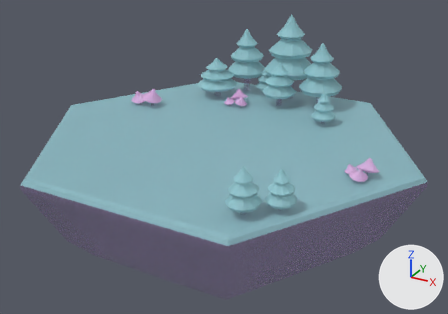
Two versions of the FBX model Trucs_Graph/BoardGameEnvironment/scenes/Asset_Biome_Forest.fbx, one commit apart.
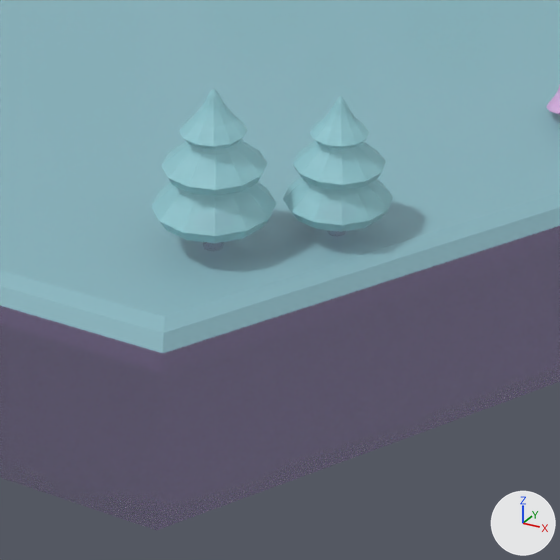
The first picture shows the older version from a 50 mm camera at (3.03, -5.49, 2.49) aimed at (0.05, -0.07, -0.22). The close-ups show both versions on the part from 40% to 78% of the width and 44% to 98% of the height of that picture; other places that the commit changed are outside them. The lights are fixed; the arrows at lower right show +X, +Y and +Z. Where no turn or scale is listed for an object, it has been applied to the vertices. Vertices at the same position are counted once.

Before the edit, the objects in view are built like this:
```python
me_mesh = bpy.data.meshes.new('Mesh')
me_mesh.from_pydata(...)  # 44 vertices, 48 faces; spans x -2.18..2.18, y -1.89..1.89, z -1.11..0.0
me_mesh.materials.append(mat_tex_biome_01)
me_mesh_001 = bpy.data.meshes.new('Mesh.001')
me_mesh_001.from_pydata(...)  # 294 vertices, 324 faces; spans x -0.177..0.136, y -0.179..0.141, z -0.003..0.2
me_mesh_001.materials.append(mat_tex_biome_01)
me_mesh_011 = bpy.data.meshes.new('Mesh.011')
me_mesh_011.from_pydata(...)  # 218 vertices, 228 faces; spans x -0.137..0.137, y -0.148..0.149, z 0.0..0.454
me_mesh_011.materials.append(mat_tex_biome_01)
ob_asset_tile_forest = bpy.data.objects.new('Asset_Tile_Forest', me_mesh)
ob_asset_tile_forest.location = (0.0, 0.0, 0.0)
ob_polysurface_mushroomforest_03 = bpy.data.objects.new('PolySurface_MushroomForest_03', me_mesh_001)
ob_polysurface_mushroomforest_03.location = (1.649, -0.319, -0.017)
ob_polysurface_treeforest_08 = bpy.data.objects.new('PolySurface_TreeForest_08', me_mesh_011)
ob_polysurface_treeforest_08.location = (1.236, -1.246, -0.07)
# also in view: 'PolySurface_TreeForest_09' at (1.0, -1.46, 0.18)
```
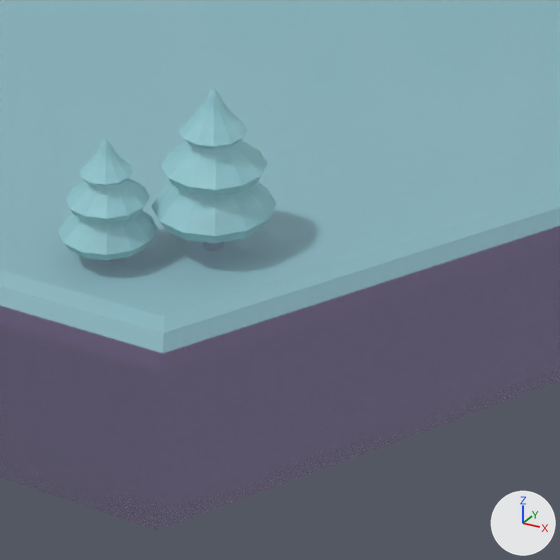
The change, as JSON lines over the scene's bpy script:
```json
{"block": "me_mesh_011", "where": "me_mesh_011.from_pydata(...)  # 218 vertices, 228 faces; spans x -0.137..0.137, y -0.148..0.149, z 0.0..0.454"}
{"block": "me_mesh_011", "where": "# used by ob_polysurface_treeforest_08; location = (1.236, -1.246, -0.07)"}
{"block": "me_mesh_011", "change": "me_mesh_011 part 1: the whole mesh is scaled about the mesh origin by 0.88"}
{"op": "set", "path": "ob_polysurface_mushroomforest_03.location", "old": "(1.649, -0.319, -0.017)", "new": "(1.836, -0.125, -0.017)"}
{"op": "set", "path": "ob_polysurface_treeforest_08.location", "old": "(1.236, -1.246, -0.07)", "new": "(0.795, -1.638, -0.07)"}
```

Pixel boxes [x1, y1, x2, y2] of what changed, in the close-ups (560 x 560 px):
```json
{"object": "PolySurface_TreeForest_08", "change": "mesh rescaled, moved", "before": [283, 96, 393, 232], "after": [58, 139, 158, 261], "on screen": "9% narrower, 10% shorter"}
{"object": "PolySurface_MushroomForest_03", "change": "moved", "before": [546, 85, 560, 115], "on screen": "not visible afterwards"}
```
